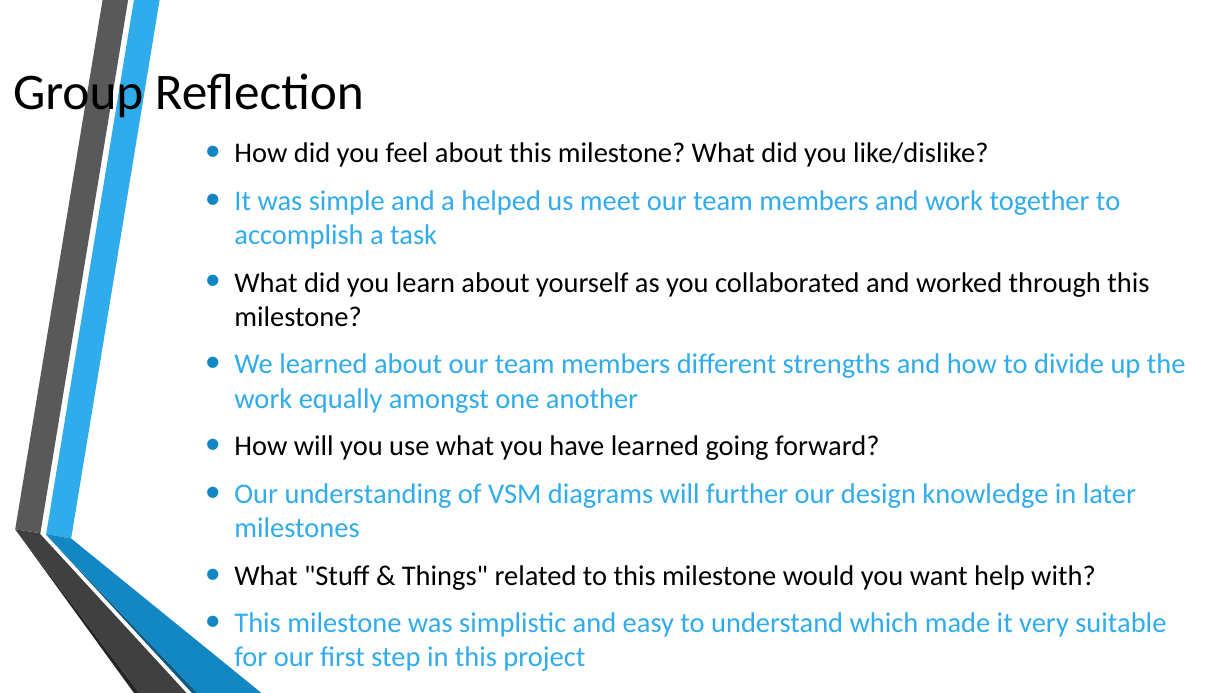
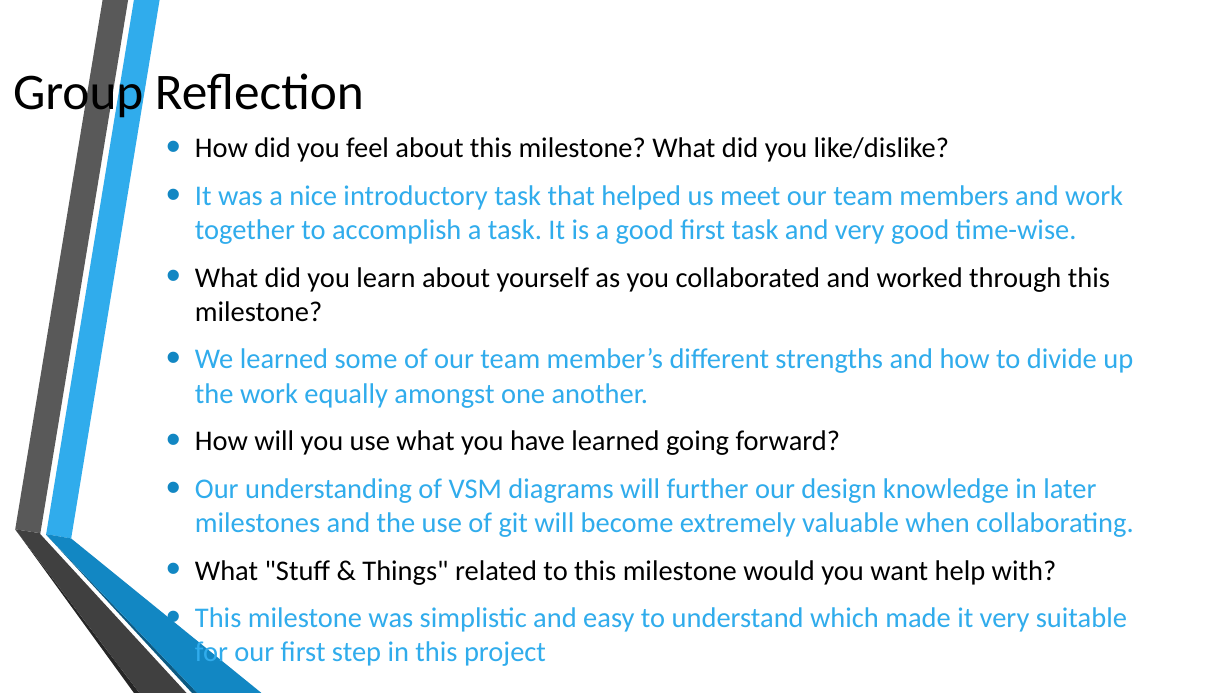
Before and after one commit to QuinnBast/ENSE-470-Project, a slide deck: slide 4 of Milestone 1/Milestone 1/ENSE 470 Milestone 1.pptx. Drawn at 1232x693 pixels with LibreOffice and Linux fonts; fonts in the diff are those of the drawing; background and template pictures are left out. Boxes give left, top, right and bottom in pixels: in the first picture for what was removed or moved away, otherwise in the second. Text is boxed around its words. In the diff, an @@ line names an element or a change of style, - is before the commit and + after.

Commit message:
*Minor revisions and finishing touches to Milestone 1

```diff
--- a/Milestone 1/Milestone 1/ENSE 470 Milestone 1.pptx
+++ b/Milestone 1/Milestone 1/ENSE 470 Milestone 1.pptx
@@ text "How did you feel about ...": place and size @@
-text "How did you feel about ..." at [234,142,1186,674]
+text "How did you feel about ..." at [195,137,1134,669]
@@ text at [195,185,1123,244]: text changed @@
-• It was simple and a helped us meet our team members and work together to accomplish a task
+• It was a nice introductory task that helped us meet our team members and work together to accomplish a task. It is a good first task and very good time-wise.
@@ text at [195,348,1133,408]: text changed @@
-• We learned about our team members different strengths and how to divide up the work equally amongst one another
+• We learned some of our team member’s different strengths and how to divide up the work equally amongst one another.
@@ text at [195,478,1134,537]: text changed @@
-• Our understanding of VSM diagrams will further our design knowledge in later milestones
+• Our understanding of VSM diagrams will further our design knowledge in later milestones and the use of git will become extremely valuable when collaborating.
```
Also in this commit, not shown: 1 other slide changed, 5 other files.
